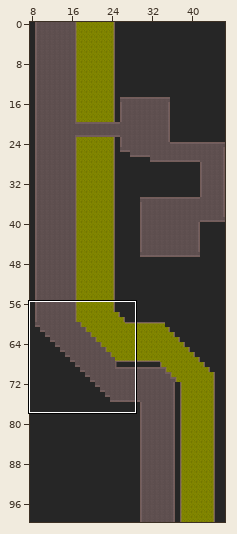
An edit to a level. Tiled map, resources/scenes/map/sewageSection.tmx. Above: a wide view before the commit, with the close-up outlined.
Close-up. Earlier state:
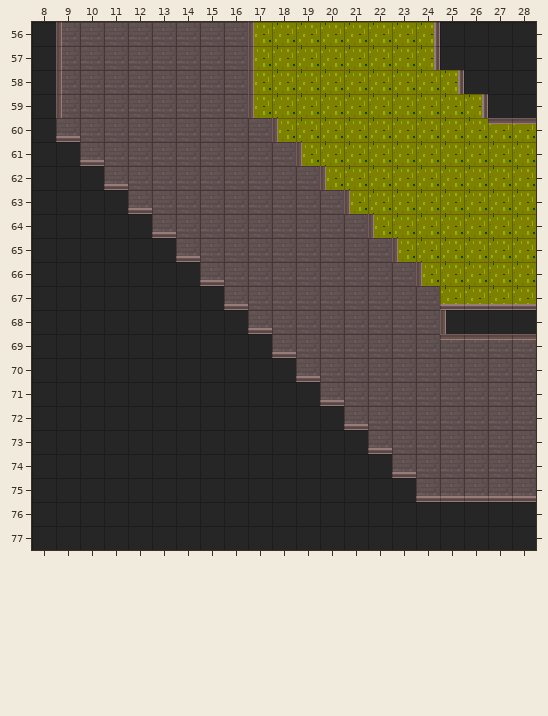
Cells are 16x16 px. Shown: x 8..28, y 56..77. The commit also changed other parts of the map, which this record leaves out.
After the commit:
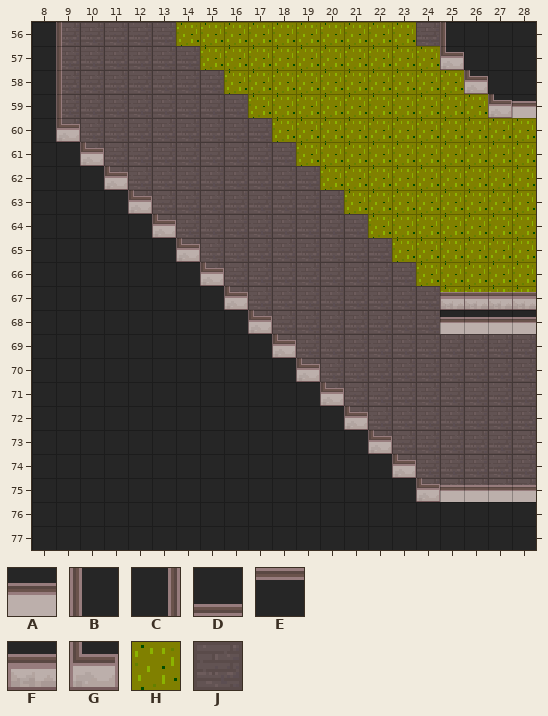
Key: from "FULL_DESERT_TILESET_WIP": A 120, B 183, C 188, D 188 flipped on the diagonal, E 188 turned 270, F 219, G 247, H 406, J 407.
_ is an empty cell, . an unchanged one.
Changes in this commit:
--- layer "Floor, background and sewage"
@@ x 14..24 @@
-56 JJJ.......H
-57 .JJ........
-58 ..J........
+56 HHH.......J
+57 .HH........
+58 ..H........
--- layer "Barriers"
@@ x 9..28 @@
-56 ........B......C_...
-57 ........B......C_...
-58 ........B.......C_..
-59 ........B........C__
-60 D........B........EE
-61 .D........B.........
-62 ..D........B........
-63 ...D........B.......
-64 ....D........B......
-65 .....D........B.....
-66 ......D........B....
-67 .......D........DDDD
-68 ........D.......B___
-69 .........D......EEEE
-70 ..........D.........
-71 ...........D........
-72 ............D.......
-73 .............D......
-74 ..............D.....
-75 ...............DDDDD
+56 ........_......_B...
+57 ........_......_G...
+58 ........_......._G..
+59 ........_........_GA
+60 G........_........__
+61 .G........_.........
+62 ..G........_........
+63 ...G........_.......
+64 ....G........_......
+65 .....G........_.....
+66 ......G........_....
+67 .......G........FFFF
+68 ........G.......AAAA
+69 .........G......____
+70 ..........G.........
+71 ...........G........
+72 ............G.......
+73 .............G......
+74 ..............G.....
+75 ...............GAAAA
Changed places in both close-ups, as pixel boxes (x1, y1, x2, y2):
changed: (56, 22, 536, 502)
